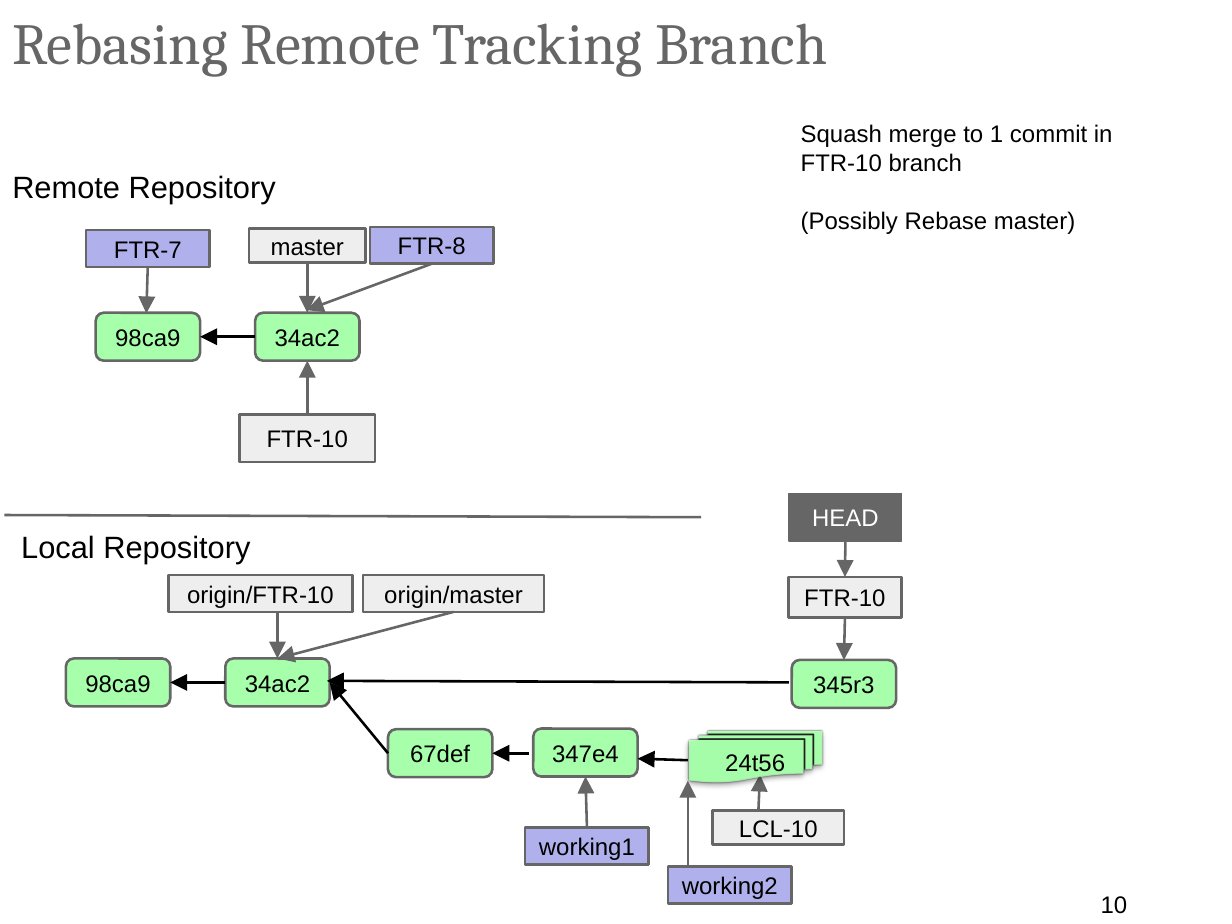
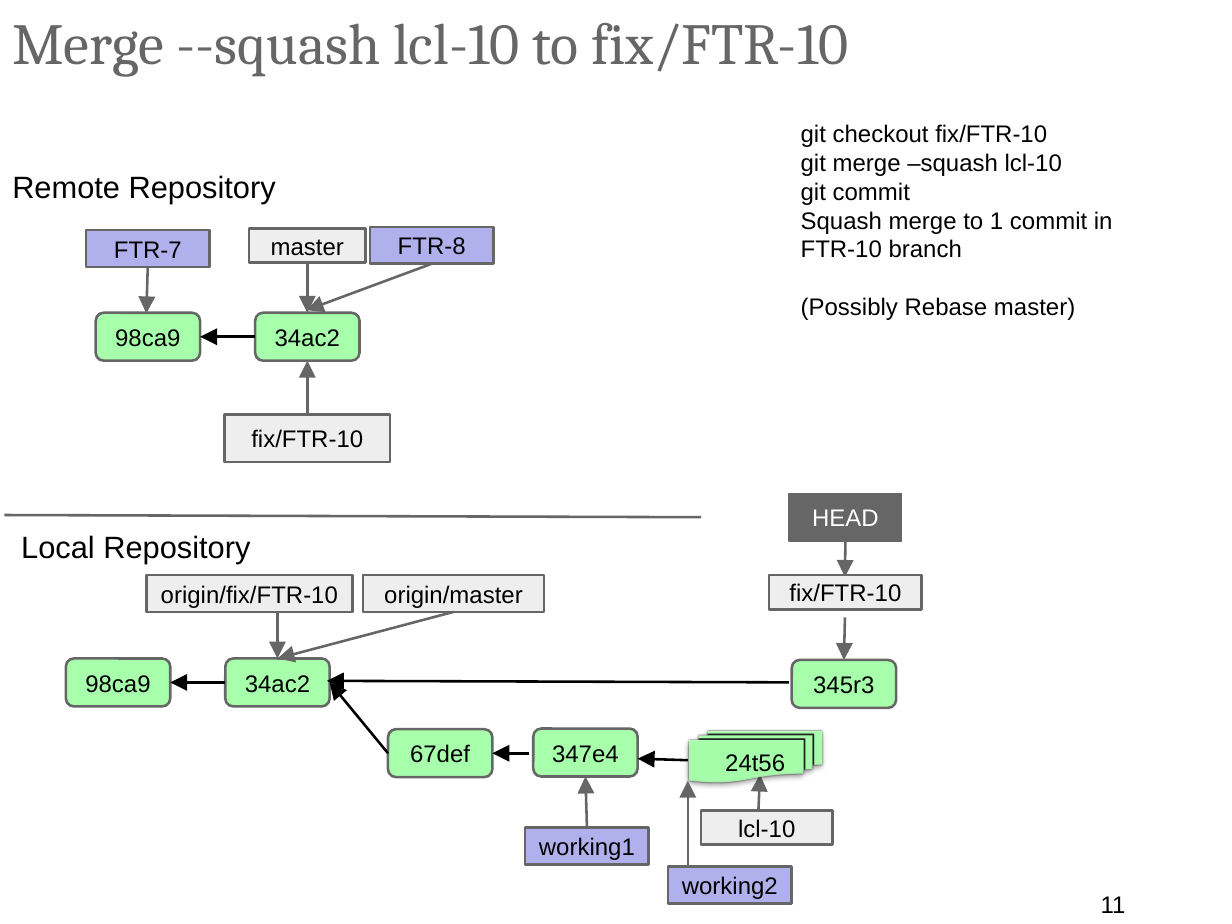
Before and after one commit to ilyaro/mysite, a slide deck: slide 11 of WorkStuff/Courses/Git/Git_Gitlab_Best_Practices/Git_Gitlab_BestPractices.pptx (slide 10 before the commit). Drawn at 1232x924 pixels with LibreOffice and Linux fonts; fonts in the diff are those of the drawing. Boxes give left, top, right and bottom in pixels: in the first picture for what was removed or moved away, otherwise in the second. Text is boxed around its words. In the diff, an @@ line names an element or a change of style, - is before the commit and + after.

```diff
--- a/WorkStuff/Courses/Git/Git_Gitlab_Best_Practices/Git_Gitlab_BestPractices.pptx
+++ b/WorkStuff/Courses/Git/Git_Gitlab_Best_Practices/Git_Gitlab_BestPractices.pptx
@@ title at (12,23,848,77): text changed @@
-Rebasing Remote Tracking Branch
+Merge --squash lcl-10 to fix/FTR-10
@@ text at (801,124,1113,258): text changed @@
-Squash merge to 1 commit in FTR-10 branch
+git checkout fix/FTR-10
+git merge –squash lcl-10
+git commit
+Squash merge to 1 commit in FTR-10 branch
@@ rectangle "fix/FTR-10": place and size @@
-rectangle "fix/FTR-10" at (239,414,375,462)
+rectangle "fix/FTR-10" at (224,414,389,462)
@@ text in rectangle at (251,429,363,448): text changed @@
-FTR-10
+fix/FTR-10
@@ rectangle "origin/fix/FTR-10": place and size @@
-rectangle "origin/fix/FTR-10" at (169,575,354,612)
+rectangle "origin/fix/FTR-10" at (147,575,352,612)
@@ text in rectangle at (161,585,338,608): text changed @@
-origin/FTR-10
+origin/fix/FTR-10
@@ rectangle "fix/FTR-10": place and size @@
-rectangle "fix/FTR-10" at (788,577,902,617)
+rectangle "fix/FTR-10" at (769,575,922,610)
@@ text in rectangle at (789,583,901,602): text changed @@
-FTR-10
+fix/FTR-10
@@ rectangle "lcl-10": place and size @@
-rectangle "lcl-10" at (713,811,845,845)
+rectangle "lcl-10" at (701,811,833,845)
@@ text in rectangle at (738,819,795,838): text changed @@
-LCL-10
+lcl-10
@@ page number at (1101,896,1126,913): text changed @@
-10
+11
```
Also in this commit, not shown: 16 other slides changed, 1 slide added.
